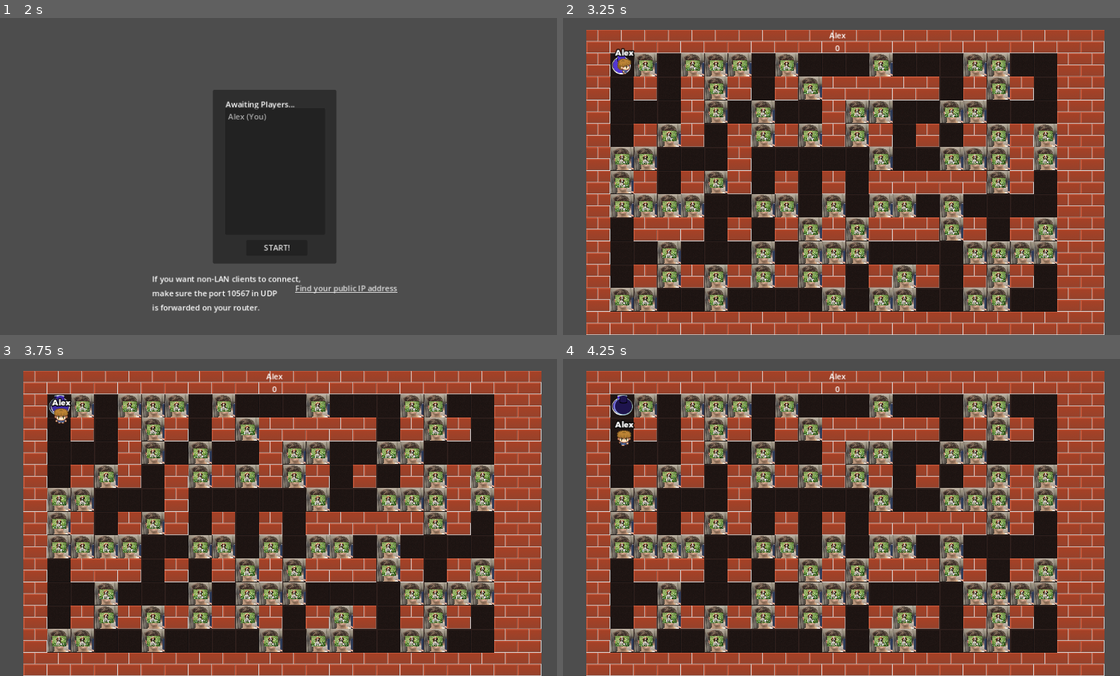
Above: before the commit, frames 1-4 (two rows, left to right).
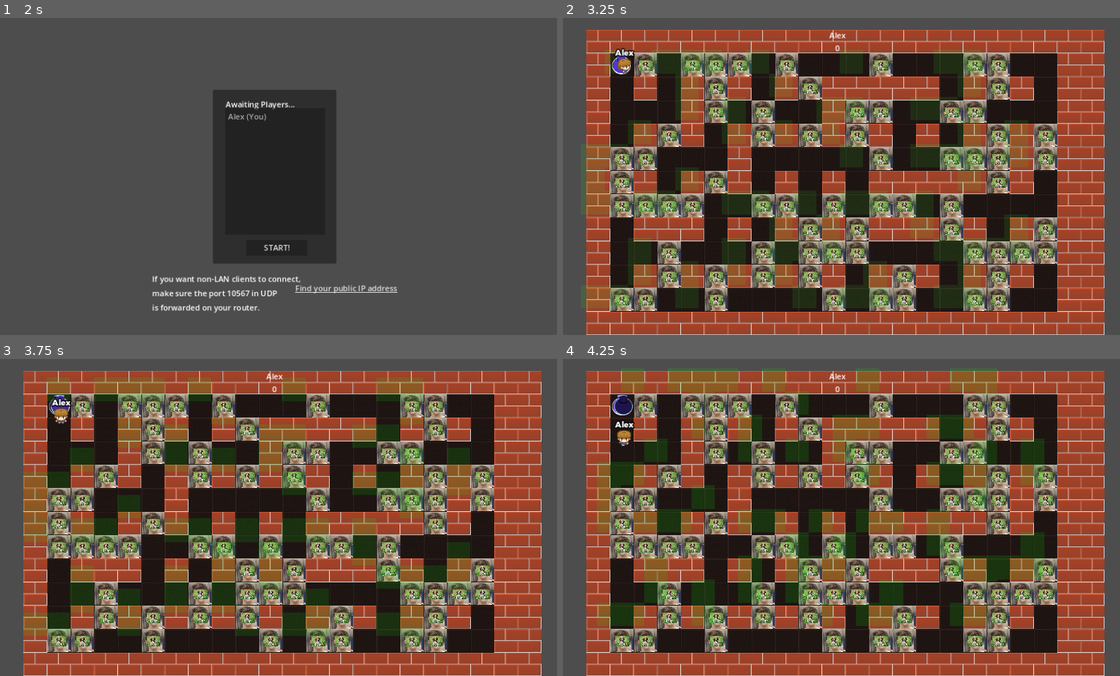
Above: after the commit, the same moments.

Repository: jubarex/jogo-godot-vitor-juba
Game: Godot game, scene res://lobby.tscn
The game is run twice, just before and just after one commit, with the same random seed, the same clock (stepped at 60 frames per second) and the same inputs.
Inputs (mouse positions are in pixels of both pictures, inside the frame that each line leads up to):
- Up to frame 1 (2 s): click (250, 157) at 0.52 s; type "Alex" at 0.6 s; click "Host" at 1.25 s
- Up to frame 2 (3.25 s): click "START!" at 2 s; tap Enter at 2.75 s; hold D (move_right) from 2.78 s (still down); hold Space (set_bomb) from 2.78 s (still down)
- Up to frame 3 (3.75 s): release D (move_right) at 3.53 s; release Space (set_bomb) at 3.53 s; hold S (move_down) from 3.53 s (still down); tap Space (set_bomb) at 3.6 s
- Up to frame 4 (4.25 s): keep holding S (move_down)

Frame 1 is identical in both runs. In frame 2, 0.4% of the frame differs, in the area x 8-84%, y 11-92%; in frame 3, 7.7%; in frame 4, 16%, in the area x 6-87%, y 3-85%.

Commit message:
SHADERS 1

Diff:
--- a/networking/multiplayer_bomber/rock.gdshader
+++ b/networking/multiplayer_bomber/rock.gdshader
@@ -1,9 +1,52 @@
-shader_type particles;
+// tipo do nosso shader é canvas_item
+shader_type canvas_item;
 
-void start() {
-	// Called when a particle is spawned.
+//declarar variavel pra acessar no programa com nome color e time
+uniform vec4 color = vec4(1, 1, 1, 1.0);
+uniform float time = 1;
+uniform float vitor = 1.0; // you can assign a default value to uniforms
+
+// fragment = coisa que vem por padrão no SHADERS
+void fragment() {
+
+//declarar variavel com o VALOR ABSOLUTO DO COSSENO DO TIME
+	 float pulse = sin(TIME);
+
+    // Creating a color gradient based on particle's lifetime
+    // Adjust colors as per your preference
+    vec4 start_color = vec4(0.27, 1, 0.2, 1.0); // VERDE
+    vec4 end_color = vec4(1.6, 0.07, 0.91, 0.3); // magenta
+
+    // Interpolating between start and end colors based on particle's lifetime
+    vec4 particle_color = mix(start_color, end_color, pulse);
+
+	 // Applying blend_mix to control the blending of colors
+    vec4 final_color = vec4(
+//       mix (1 + 1)*0.5 = 1
+        mix(start_color.r, particle_color.r, 0.5),
+        mix(start_color.g, particle_color.g, 0.5),
+        mix(start_color.b, particle_color.b, 0.5),
+        mix(start_color.a, particle_color.a, 0.5)
+    );
+
+	//= vec4 final_color = vec4(red, green, blue, alpha)
+
+// PROPRIEDADE COR DO OBJETO RECEBE VALOR DE COR CALCULADA ACIMA VEZES COR INICIAL
+    COLOR = final_color * color;
+
+  //COLOR = vec4(UV, 0.5, 1.0);
+
+// This shader will result in a blue-tinted icon
+  //COLOR.b = vitor;
+
+
+//var vitor_value = 1.0;
+//material.set_shader_parameter("vitor", vitor_value)
 }
 
-void process() {
-	// Called every frame on existing particles (according to the Fixed FPS property).
+// vertex = coisa que vem por padrão no SHADERS, mexer na posicao dos vértices do objeto
+void vertex() {
+ // Animate Sprite2D moving in a big circle around its location
+    VERTEX += vec2(cos(TIME) * 50.0, sin(TIME) * 50.0);
+	VERTEX += vec2(cos(TIME) * 10.0, sin(TIME) * 10.0);
 }
--- a/networking/multiplayer_bomber/rock.tscn
+++ b/networking/multiplayer_bomber/rock.tscn
@@ -9,6 +9,9 @@
 [sub_resource type="ShaderMaterial" id="ShaderMaterial_m3o4q"]
 resource_local_to_scene = true
 shader = ExtResource("2_4cu41")
+shader_parameter/color = Vector4(1, 1, 1, 0.1)
+shader_parameter/time = 1.0
+shader_parameter/vitor = 1.0
 
 [sub_resource type="RectangleShape2D" id="1"]
 size = Vector2(48, 48)
@@ -53,7 +56,6 @@
 
 [node name="Sprite" type="Sprite2D" parent="."]
 material = SubResource("ShaderMaterial_m3o4q")
-use_parent_material = true
 texture = ExtResource("2")
 region_enabled = true
 region_rect = Rect2(96, 0, 48, 48)
